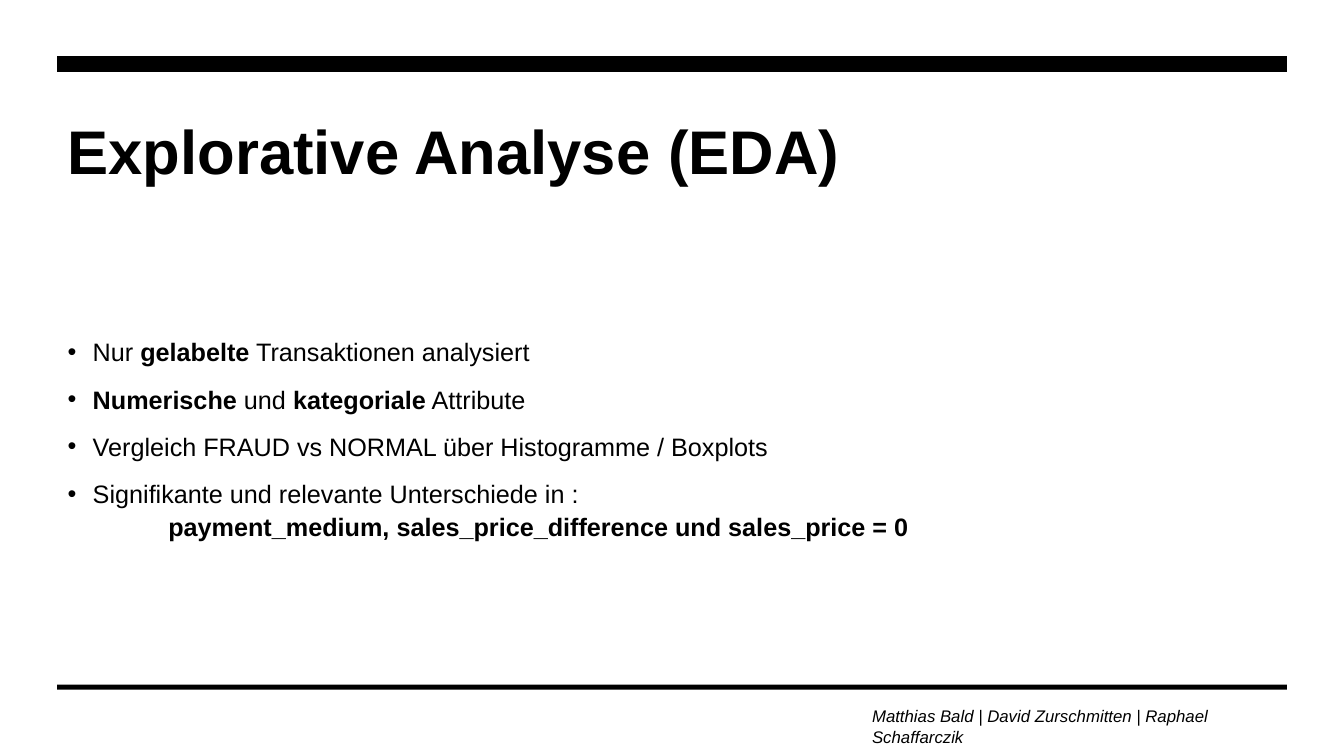
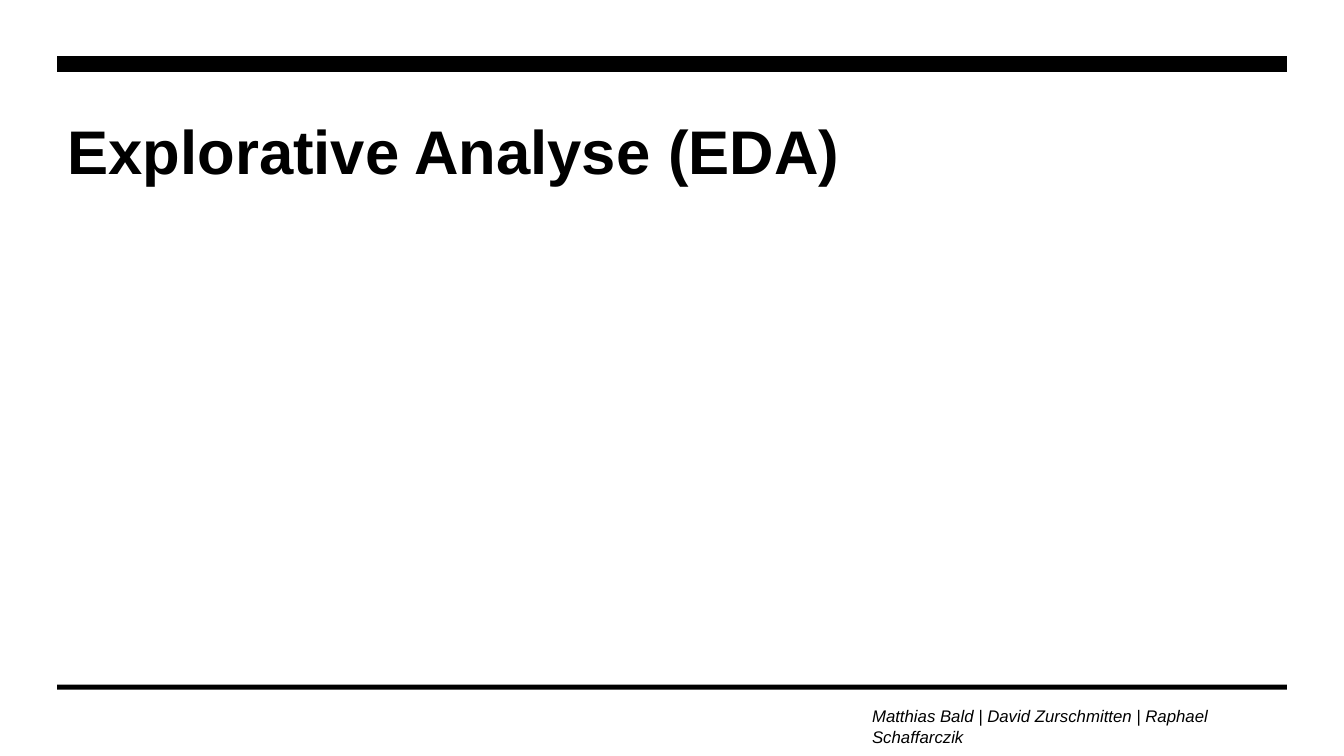
Before and after one commit to zurdavid/projektpraktikum-datascience, a slide deck: slide 21 of präsentationen/Meilenstein2_Praesentation.pptx (slide 14 before the commit). Drawn at 1344x756 pixels with LibreOffice and Linux fonts; fonts in the diff are those of the drawing; background and template pictures are left out. Boxes give left, top, right and bottom in pixels: in the first picture for what was removed or moved away, otherwise in the second. Text is boxed around its words. In the diff, an @@ line names an element or a change of style, - is before the commit and + after.

```diff
--- a/präsentationen/Meilenstein2_Praesentation.pptx
+++ b/präsentationen/Meilenstein2_Praesentation.pptx
@@ text removed at (x1=93, y1=342, x2=908, y2=542) @@
-• Nur gelabelte Transaktionen analysiert
-• Numerische und kategoriale Attribute
-• Vergleich FRAUD vs NORMAL über Histogramme / Boxplots
-• Signifikante und relevante Unterschiede in :
-  payment_medium, sales_price_difference und sales_price = 0
```
Also in this commit, not shown: 10 other slides changed, 8 slides added, 8 slides removed, 1 other file.
